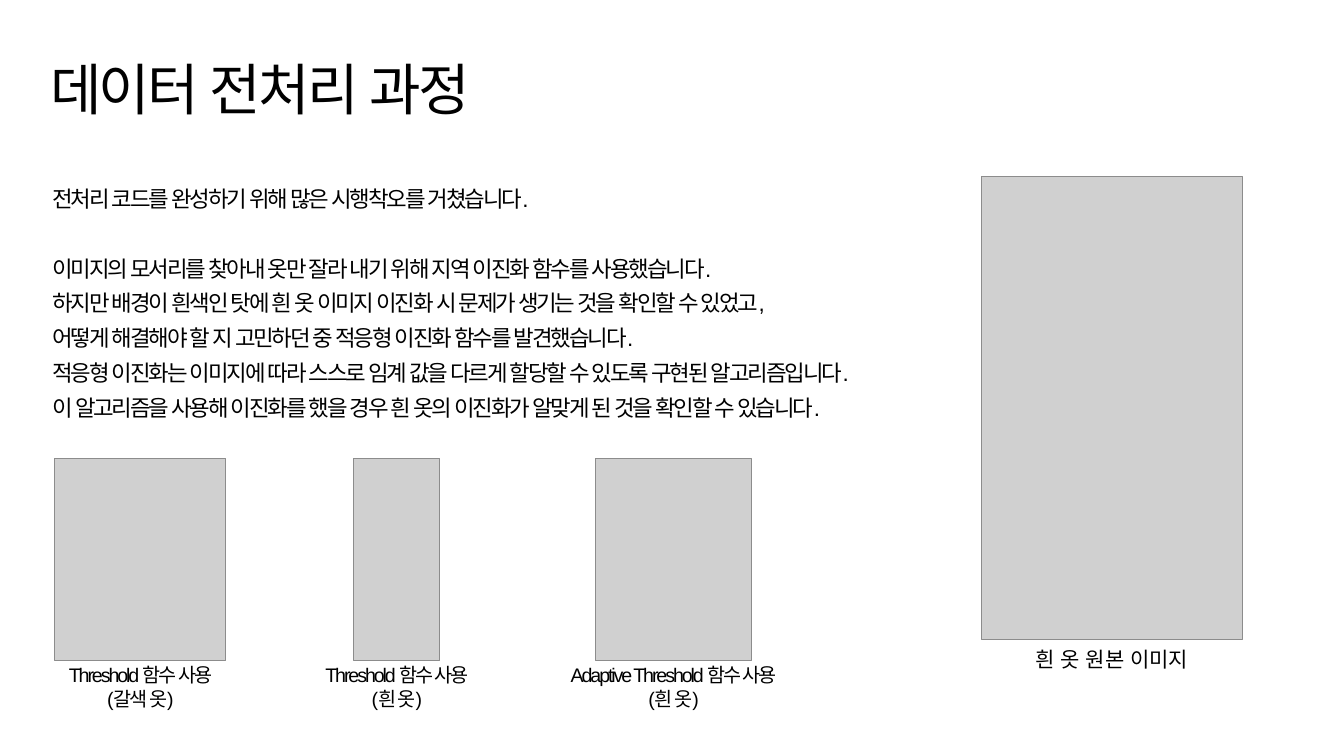
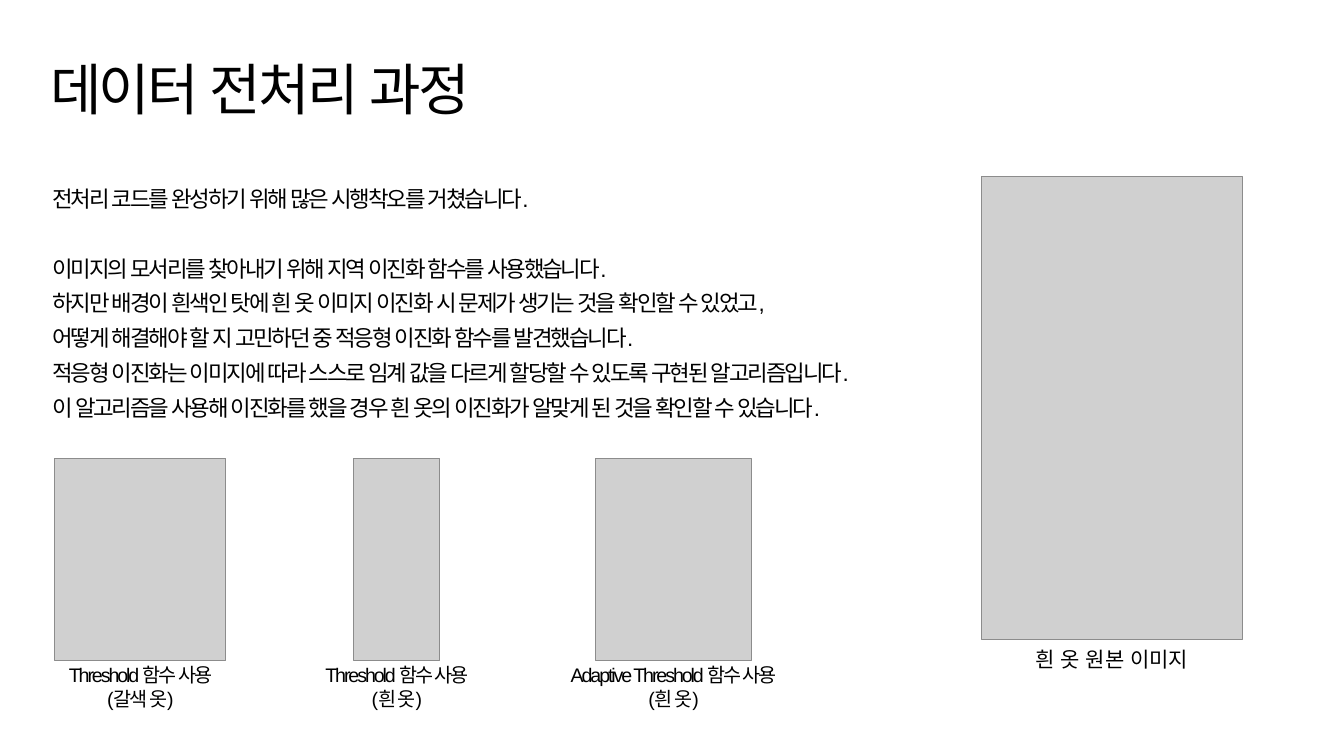
Before and after one commit to suk-6/22-dcc, a slide deck: slide 8 of 춘식이 발표자료.pptx (slide 5 before the commit). Drawn at 1344x756 pixels with LibreOffice and Linux fonts; fonts in the diff are those of the drawing; grey boxes stand for pictures; background and template pictures are left out. Boxes give left, top, right and bottom in pixels: in the first picture for what was removed or moved away, otherwise in the second. Text is boxed around its words. In the diff, an @@ line names an element or a change of style, - is before the commit and + after.

Commit message:
Update PPT

```diff
--- a/춘식이 발표자료.pptx
+++ b/춘식이 발표자료.pptx
@@ text at <box>52,258,606,279</box>: text changed @@
-이미지의 모서리를 찾아내 옷만 잘라 내기 위해 지역 이진화 함수를 사용했습니다.
+이미지의 모서리를 찾아내기 위해 지역 이진화 함수를 사용했습니다.
```
Also in this commit, not shown: 2 other slides changed, 3 slides added.
